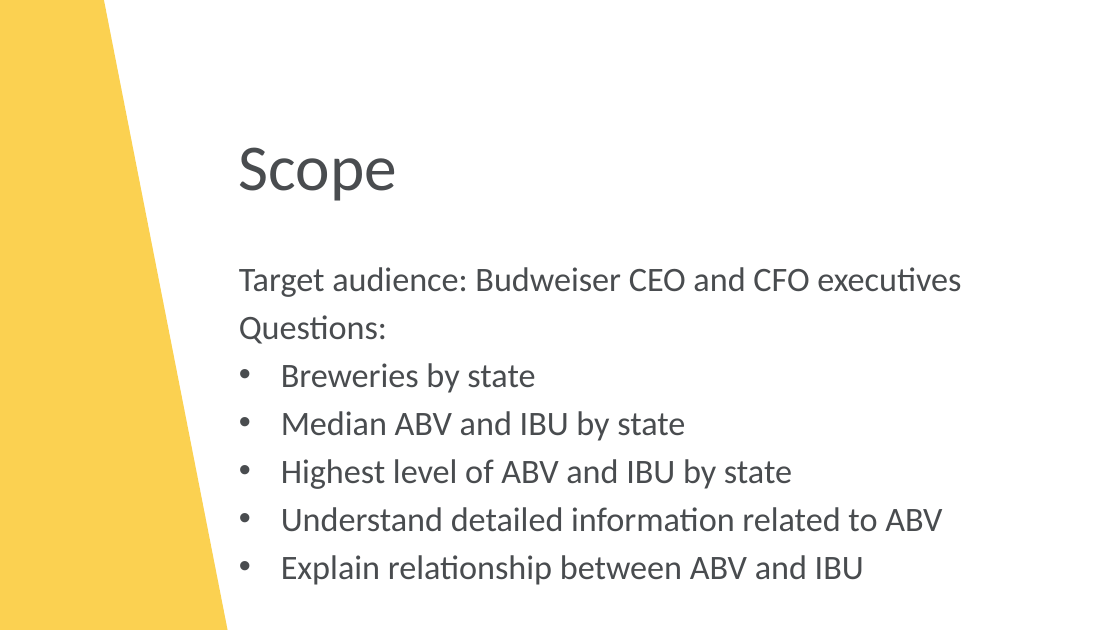
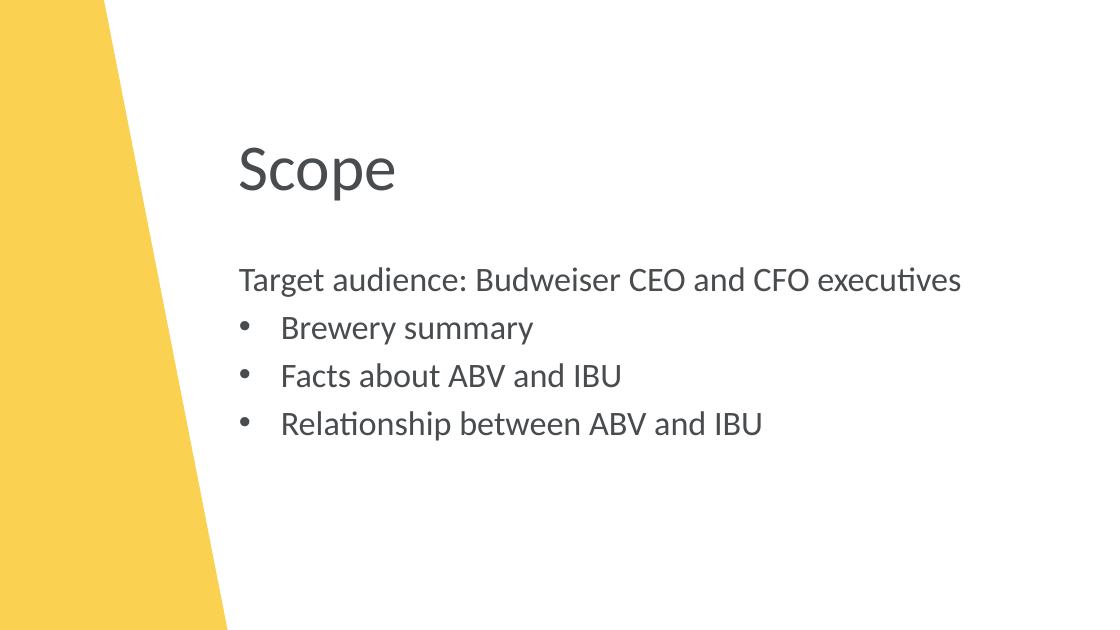
Before and after one commit to tschwebke/DDS6306-Group-Project-1, a slide deck: slide 2 of DS6306 Group Project 1 v2.pptx. Drawn at 1120x630 pixels with LibreOffice and Linux fonts; fonts in the diff are those of the drawing; background and template pictures are left out. Boxes give left, top, right and bottom in pixels: in the first picture for what was removed or moved away, otherwise in the second. Text is boxed around its words. In the diff, an @@ line names an element or a change of style, - is before the commit and + after.

```diff
--- a/DS6306 Group Project 1 v2.pptx
+++ b/DS6306 Group Project 1 v2.pptx
@@ text at [281, 317, 763, 441]: text changed @@
-Questions:
-• Breweries by state
-• Median ABV and IBU by state
-• Highest level of ABV and IBU by state
-• Understand detailed information related to ABV
-• Explain relationship between ABV and IBU
+• Brewery summary
+• Facts about ABV and IBU
+• Relationship between ABV and IBU
```
Also in this commit, not shown: 5 other slides changed, 3 slides added, 5 slides removed, 8 other files.
